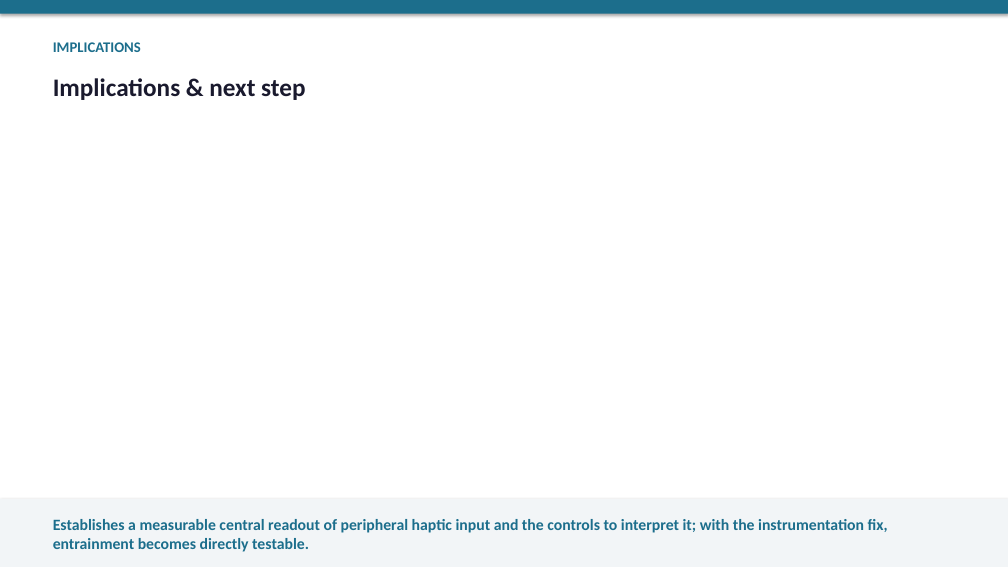
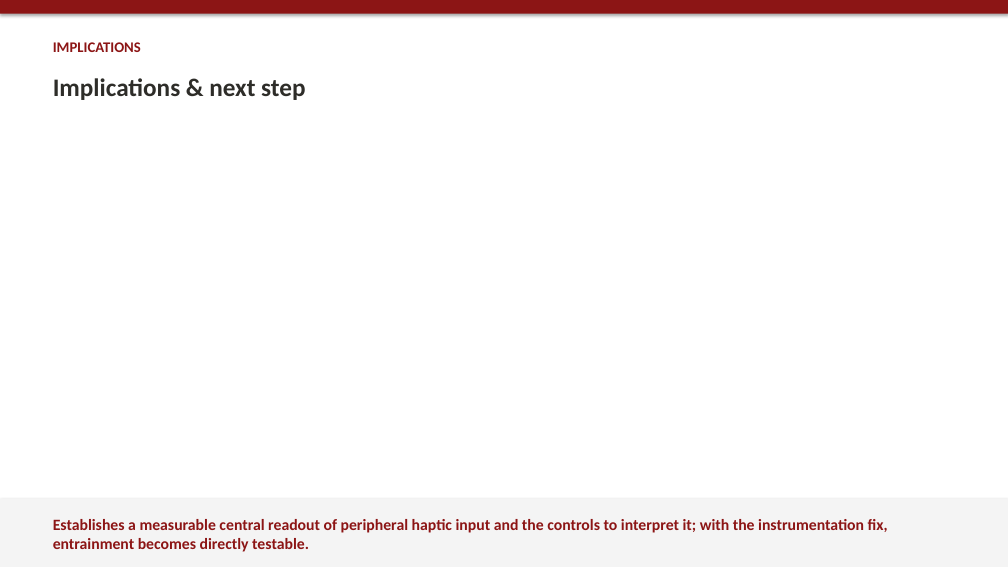
Before and after one commit to wehabit/hpaticmousebuzsakilab, a slide deck: slide 25 of presentation/haptic_brain_talk.pptx. Drawn at 1008x567 pixels with LibreOffice and Linux fonts; fonts in the diff are those of the drawing. Boxes give left, top, right and bottom in pixels: in the first picture for what was removed or moved away, otherwise in the second. Text is boxed around its words. In the diff, an @@ line names an element or a change of style, - is before the commit and + after.

```diff
--- a/presentation/haptic_brain_talk.pptx
+++ b/presentation/haptic_brain_talk.pptx
@@ rectangle at [0,0,1008,14]: fill #1C6E8C to #8C1515 @@
@@ text "IMPLICATIONS" at [53,42,141,52]: text colour #1C6E8C to #8C1515 @@
@@ text "Implications & next step" at [53,78,305,100]: text colour #1A1A2E to #2E2D29 @@
@@ rectangle at [0,499,1008,567]: fill #F2F5F7 to #F4F4F4 @@
@@ text "Establishes a measurable central readout ..." at [53,519,888,552]: text colour #1C6E8C to #8C1515 @@
```
Also in this commit, not shown: 25 other slides changed, 9 other files.
